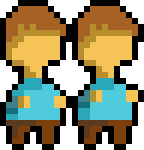
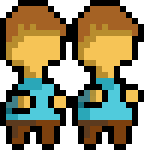
The second 144 x 150 image is a revision of the first. Changes to its layers:
painted on "Layer 2" over [48, 84, 132, 114]
painted on "Layer 1" over [12, 90, 36, 114]
